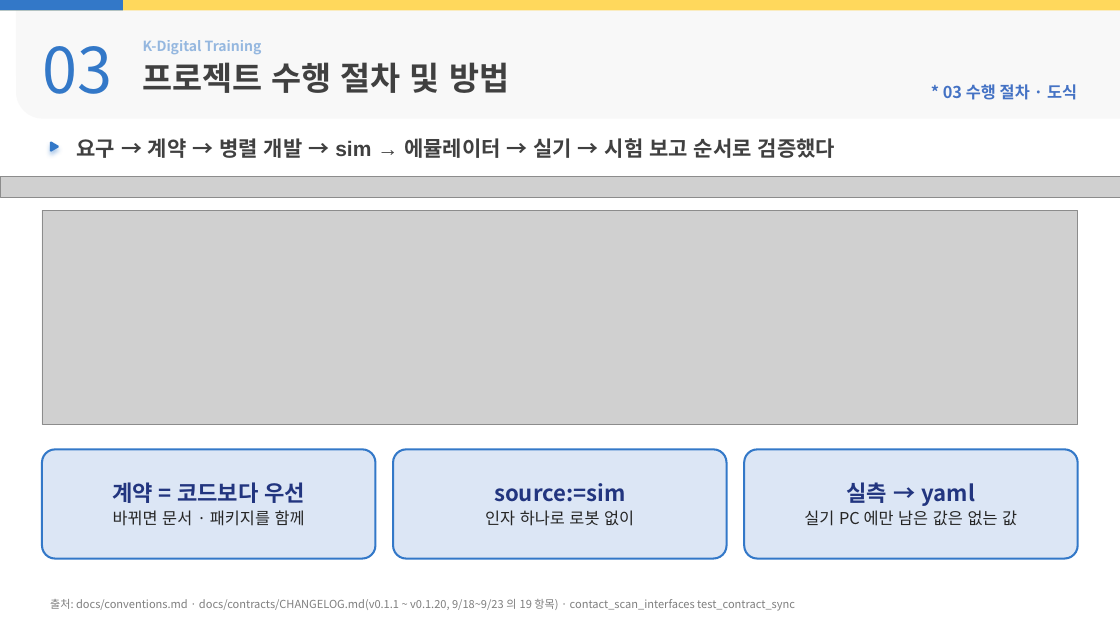
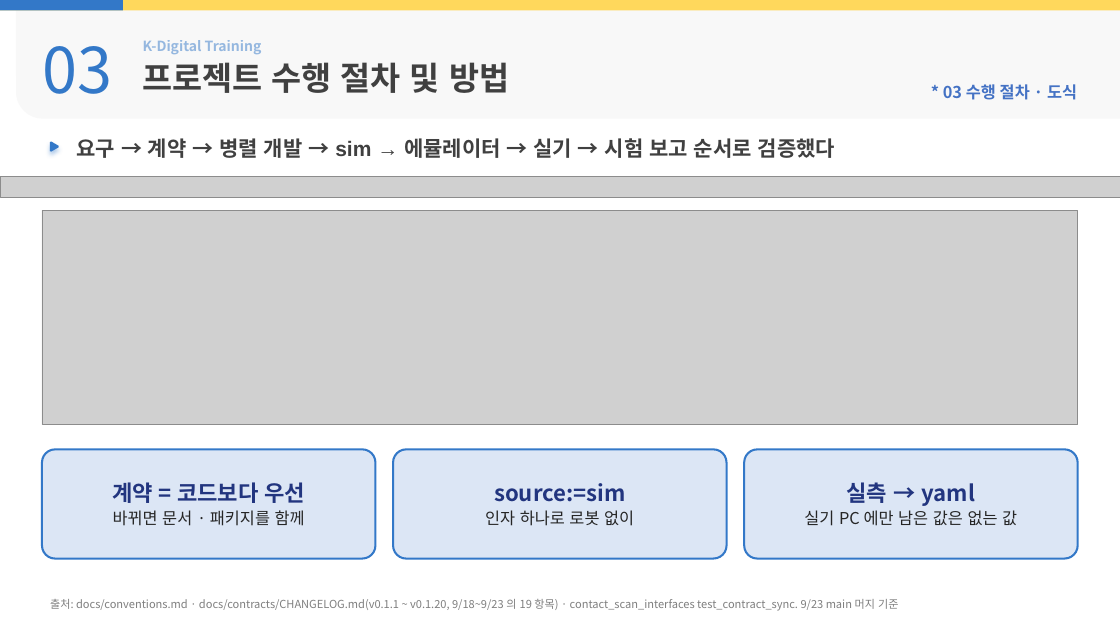
Before and after one commit to yujh5537/rokey_cobot1_Weld-Made, a slide deck: slide 9 of docs/presentation/slides-byeonghu.pptx. Drawn at 1120x630 pixels with LibreOffice and Linux fonts; fonts in the diff are those of the drawing; grey boxes stand for pictures; background and template pictures are left out. Boxes give left, top, right and bottom in pixels: in the first picture for what was removed or moved away, otherwise in the second. Text is boxed around its words. In the diff, an @@ line names an element or a change of style, - is before the commit and + after.

```diff
--- a/docs/presentation/slides-byeonghu.pptx
+++ b/docs/presentation/slides-byeonghu.pptx
@@ text at [50, 599, 898, 611]: text changed @@
-출처: docs/conventions.md · docs/contracts/CHANGELOG.md(v0.1.1 ~ v0.1.20, 9/18~9/23 의 19 항목) · contact_scan_interfaces test_contract_sync
+출처: docs/conventions.md · docs/contracts/CHANGELOG.md(v0.1.1 ~ v0.1.20, 9/18~9/23 의 19 항목) · contact_scan_interfaces test_contract_sync. 9/23 main 머지 기준
```
Also in this commit, not shown: 7 other slides changed, 11 other files.
